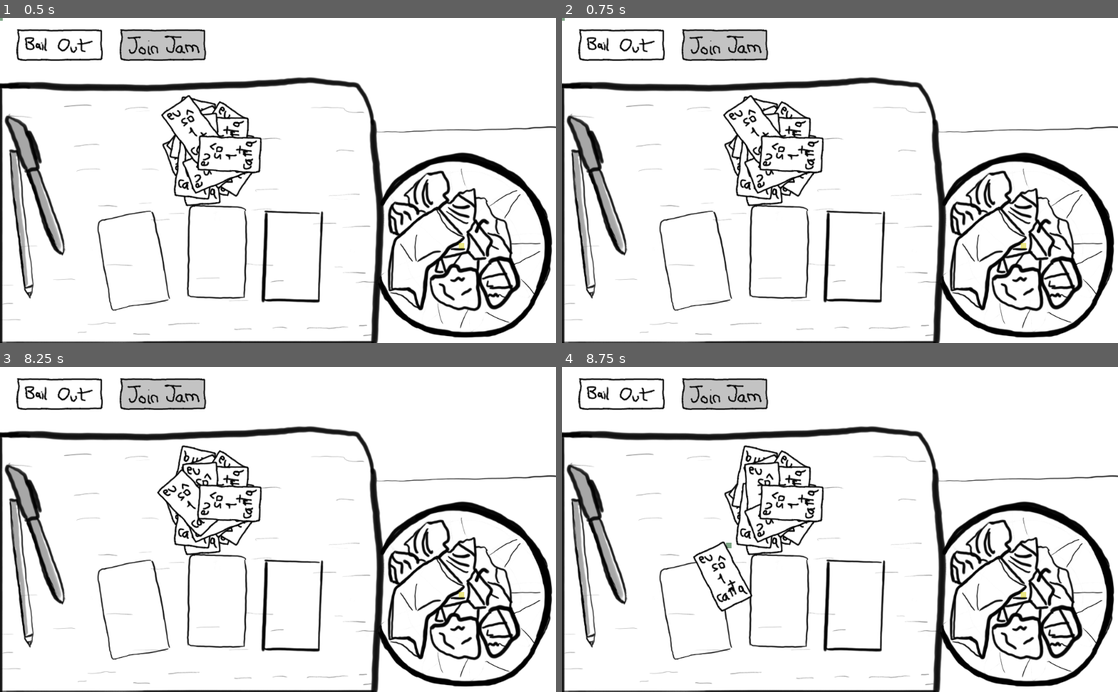
Above: before the commit, frames 1-4 (two rows, left to right).
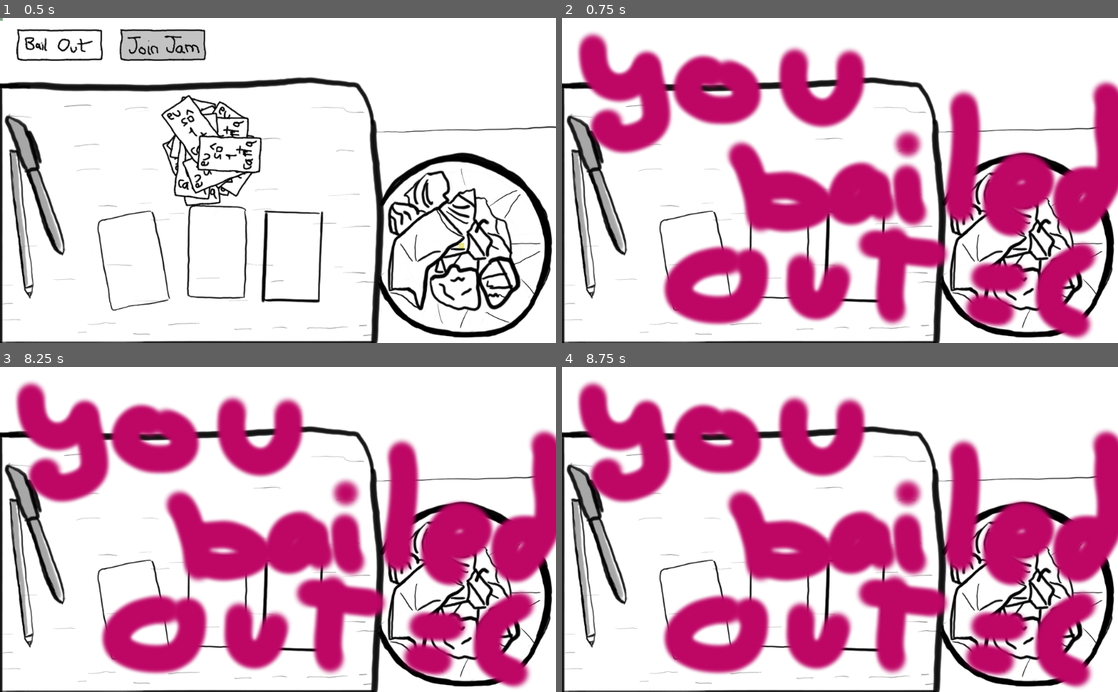
Above: after the commit, the same moments.

Repository: brocoli/ld43
Game: Godot game, scene res://scene/Main.tscn
The game is run twice, just before and just after one commit, with the same random seed, the same clock (stepped at 60 frames per second) and the same inputs.
Inputs (mouse positions are in pixels of both pictures, inside the frame that each line leads up to):
- Up to frame 1 (0.5 s): no input
- Up to frame 2 (0.75 s): click (623, 44) at 0.5 s
- Up to frame 3 (8.25 s): click (61, 393) at 1.27 s; click (61, 393) at 2.02 s; tap Enter at 2.75, 4.25, 5.75 s; move the mouse to (400, 513) at 2.77 s; click (400, 513) at 2.92 s; tap Space at 3.5, 5, 6.5 s; drag from (400, 513) to (250, 594) at 3.52 s; move the mouse to (333, 458) at 4.27 s; click (333, 458) at 4.42 s; drag from (250, 594) to (111, 480) at 5.02 s; move the mouse to (444, 578) at 5.77 s; click (444, 578) at 5.92 s; drag from (111, 480) to (444, 578) at 6.52 s; move the mouse to (305, 529) at 7.27 s; click (305, 529) at 7.42 s; drag from (194, 448) to (166, 545) at 8.02 s
- Up to frame 4 (8.75 s): no input

Frame 1 is identical in both runs. In frame 2, 39% of the frame differs, in the area x 0-100%, y 0-99%; in frame 3, 39%; in frame 4, 39%, in the area x 2-100%, y 3-99%.

Commit message:
You can bail out now

Diff:
--- a/scene/CardHandler.tscn
+++ b/scene/CardHandler.tscn
@@ -5,7 +5,7 @@
 [ext_resource path="res://scene/TouchDragPhysics.tscn" type="PackedScene" id=3]
 [ext_resource path="res://art/dummy.png" type="Texture" id=4]
 
-[node name="CardHandler" type="Node2D" index="0"]
+[node name="CardHandler" type="Node2D"]
 
 script = ExtResource( 1 )
 _sections_unfolded = [ "Material", "Transform", "Visibility", "Z Index" ]
--- /dev/null
+++ b/scene/Main.gd
@@ -0,0 +1,7 @@
+extends Node
+
+func _on_Join_Jam_pressed():
+	get_tree().change_scene("res://scene/JoinJam.tscn")
+
+func _on_TextureButton_pressed():
+	get_tree().change_scene("res://scene/BailOut.tscn")
--- a/scene/Main.tscn
+++ b/scene/Main.tscn
@@ -1,22 +1,24 @@
-[gd_scene load_steps=10 format=2]
+[gd_scene load_steps=11 format=2]
 
-[ext_resource path="res://art/asset_bg.png" type="Texture" id=1]
-[ext_resource path="res://scene/Trashcan.tscn" type="PackedScene" id=2]
-[ext_resource path="res://scene/CardHandler.tscn" type="PackedScene" id=3]
-[ext_resource path="res://scene/CardPicker.tscn" type="PackedScene" id=4]
-[ext_resource path="res://art/join_jam.png" type="Texture" id=5]
-[ext_resource path="res://art/join_jam_pressed.png" type="Texture" id=6]
-[ext_resource path="res://art/join_jam_disabled.png" type="Texture" id=7]
-[ext_resource path="res://art/bail_out.png" type="Texture" id=8]
-[ext_resource path="res://art/bail_out_pressed.png" type="Texture" id=9]
+[ext_resource path="res://scene/Main.gd" type="Script" id=1]
+[ext_resource path="res://art/asset_bg.png" type="Texture" id=2]
+[ext_resource path="res://scene/Trashcan.tscn" type="PackedScene" id=3]
+[ext_resource path="res://scene/CardHandler.tscn" type="PackedScene" id=4]
+[ext_resource path="res://scene/CardPicker.tscn" type="PackedScene" id=5]
+[ext_resource path="res://art/join_jam.png" type="Texture" id=6]
+[ext_resource path="res://art/join_jam_pressed.png" type="Texture" id=7]
+[ext_resource path="res://art/join_jam_disabled.png" type="Texture" id=8]
+[ext_resource path="res://art/bail_out.png" type="Texture" id=9]
+[ext_resource path="res://art/bail_out_pressed.png" type="Texture" id=10]
 
-[node name="Main" type="Node"]
+[node name="Main" type="Node" index="0"]
 
+script = ExtResource( 1 )
 _sections_unfolded = [ "Pause", "Z Index" ]
 
 [node name="Background" type="Sprite" parent="." index="0"]
 
-texture = ExtResource( 1 )
+texture = ExtResource( 2 )
 offset = Vector2( 512, 300 )
 _sections_unfolded = [ "Offset" ]
 
@@ -98,6 +100,10 @@
 enabled_focus_mode = 2
 shortcut = null
 group = null
-texture_normal = ExtResource( 8 )
-texture_pressed = ExtResource( 9 )
+texture_normal = ExtResource( 9 )
+texture_pressed = ExtResource( 10 )
 _sections_unfolded = [ "Textures" ]
+
+[connection signal="pressed" from="Join Jam" to="." method="_on_Join_Jam_pressed"]
+
+[connection signal="pressed" from="TextureButton" to="." method="_on_TextureButton_pressed"]
Not shown: 2 places in scene/Main.tscn that only renumber resources
